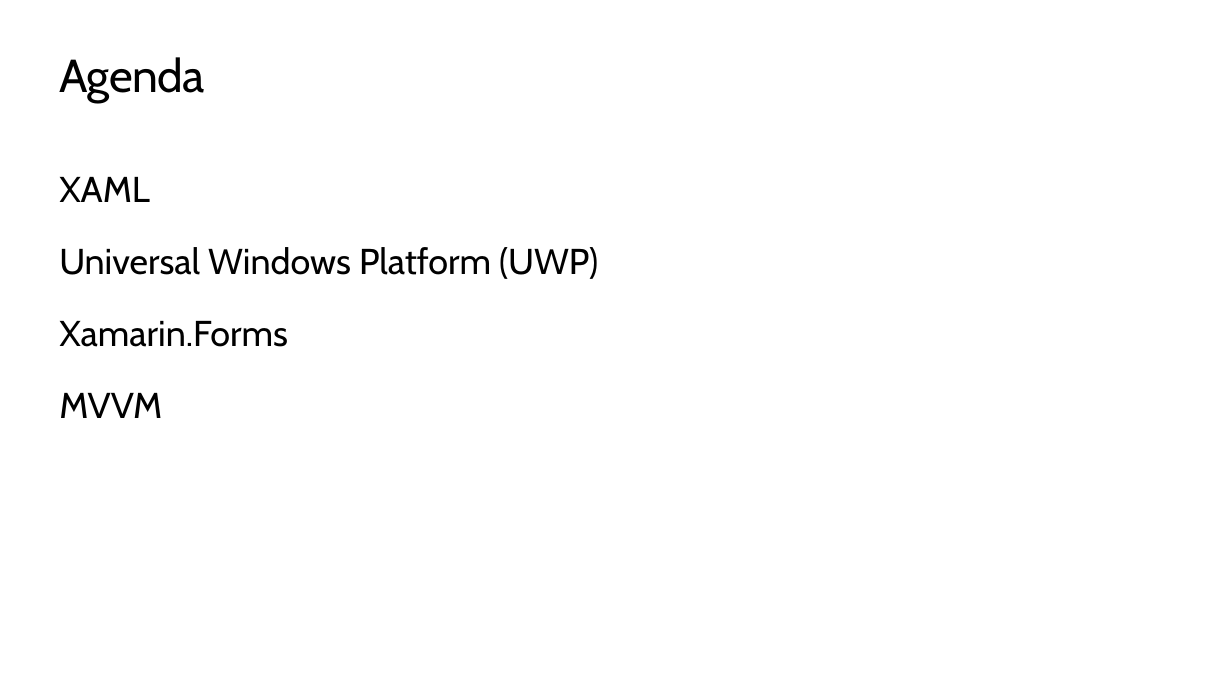
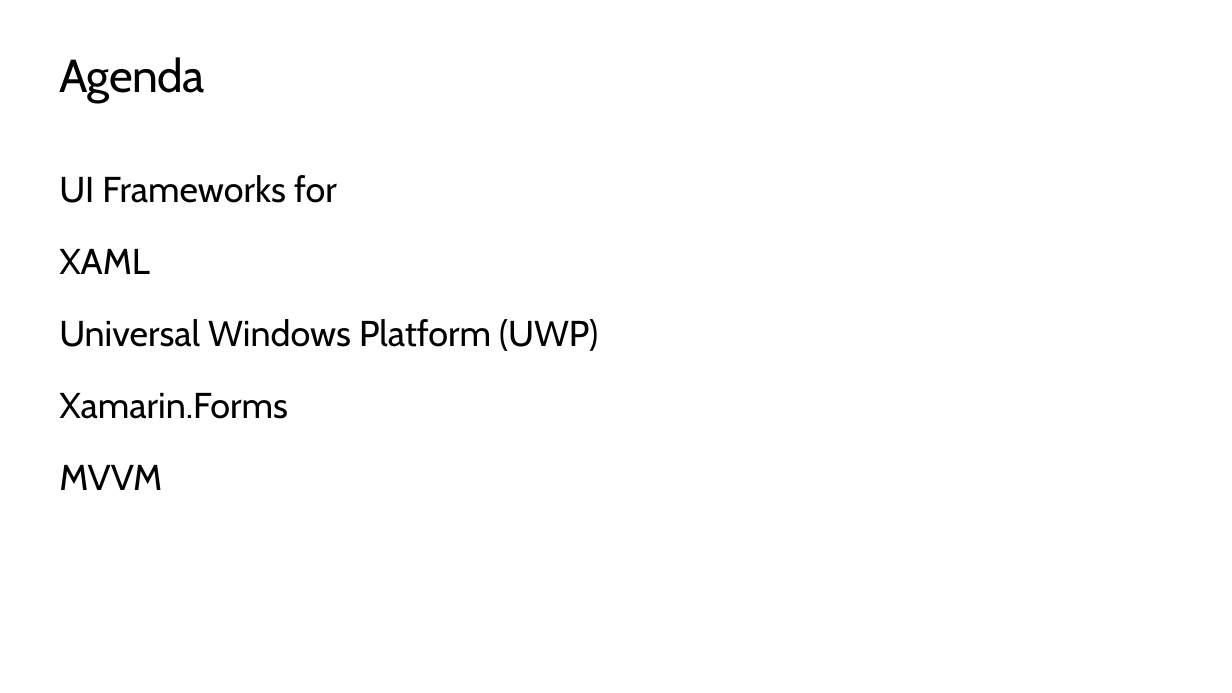
Before and after one commit to ondfisk/BDSA2019, a slide deck: slide 2 of Slides/Lecture10 - Apps and XAML, UWP and Xamarin.Forms.pptx. Drawn at 1232x693 pixels with LibreOffice and Linux fonts; fonts in the diff are those of the drawing; background and template pictures are left out. Boxes give left, top, right and bottom in pixels: in the first picture for what was removed or moved away, otherwise in the second. Text is boxed around its words. In the diff, an @@ line names an element or a change of style, - is before the commit and + after.

```diff
--- a/Slides/Lecture10 - Apps and XAML, UWP and Xamarin.Forms.pptx
+++ b/Slides/Lecture10 - Apps and XAML, UWP and Xamarin.Forms.pptx
@@ text at (59, 175, 337, 203): paragraph added @@
+UI Frameworks for
```
Also in this commit, not shown: 1 other slide changed, 2 slides added, 43 other files.
